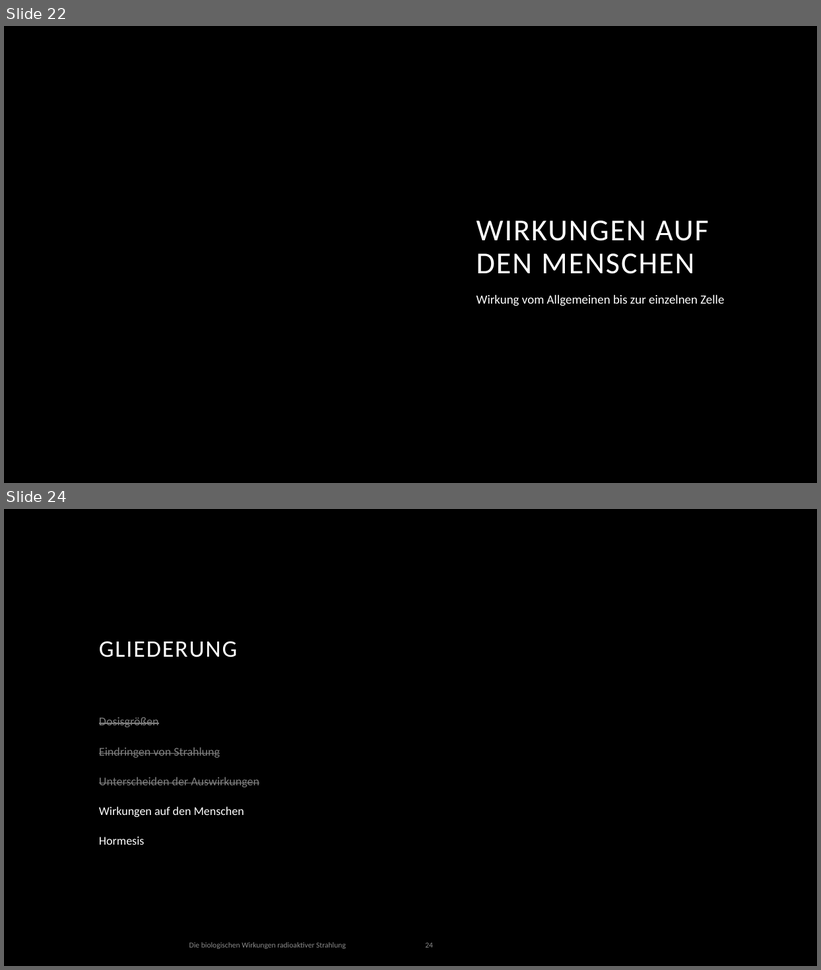
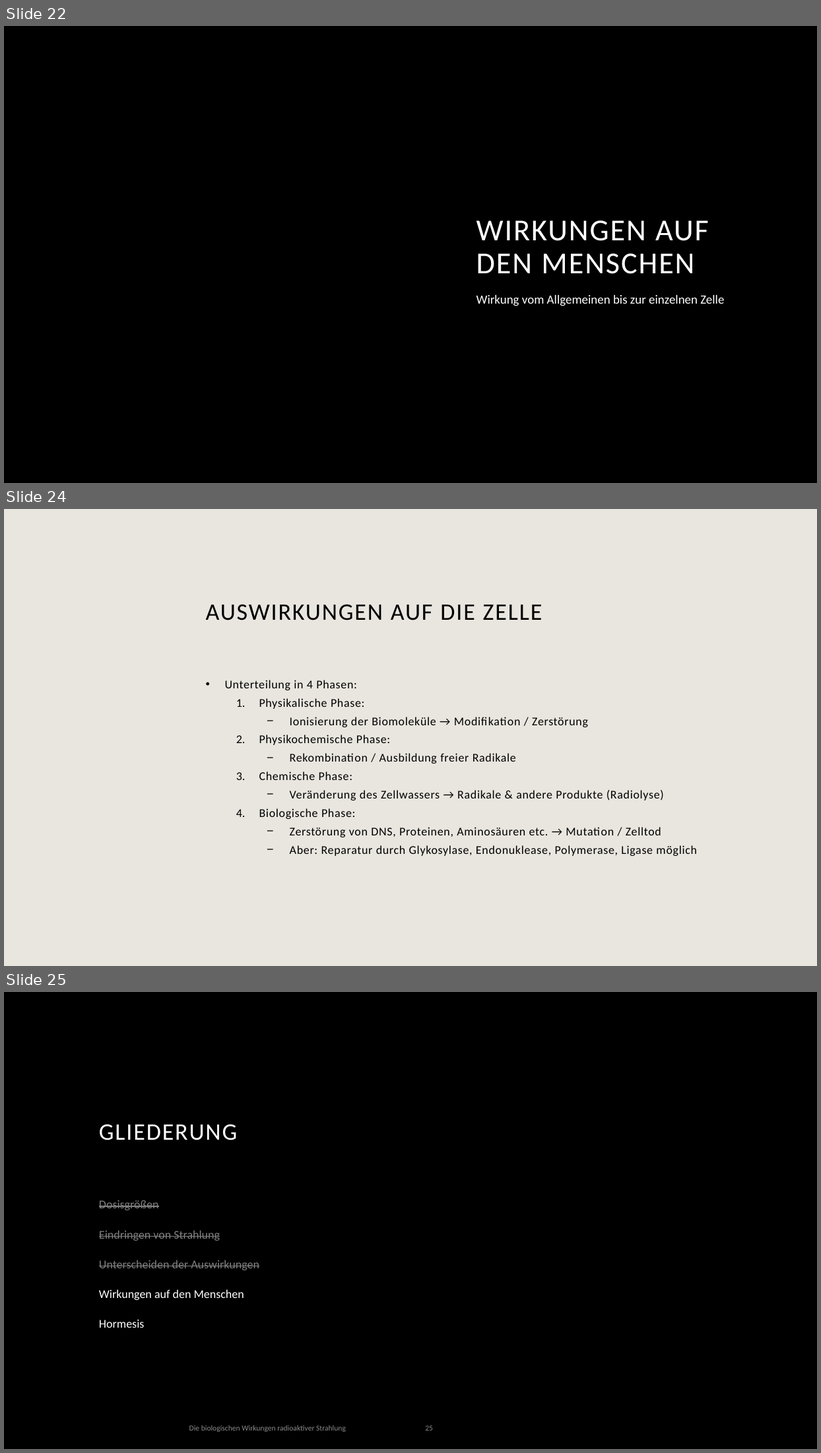
Before and after one commit to Scriptor25/Seminararbeit, a slide deck: Präsentation/Die biologischen Wirkungen radioaktiver Strahlung.pptx. Shown one above the other, each under a label of ours: slides 22 and 24 before the commit, slides 22, 24 and 25 after it; the slides between them are not shown. The pictures are 821x970 and 821x1453 pixels, drawn with LibreOffice and Linux fonts; fonts in the diff are those of the drawing; background and template pictures are left out. Boxes give left, top, right and bottom in pixels: in the first picture for what was removed or moved away, otherwise in the second. Text is boxed around its words. In the diff, an @@ line names an element or a change of style, - is before the commit and + after.

```diff
--- a/Präsentation/Die biologischen Wirkungen radioaktiver Strahlung.pptx
+++ b/Präsentation/Die biologischen Wirkungen radioaktiver Strahlung.pptx
@@ slide 24 added at (x1=4, y1=509, x2=817, y2=966), background #E9E6DF @@
@@ title added at (x1=206, y1=604, x2=543, y2=621), 28 pt, text #000000 @@
+AUSWIRKUNGEN AUF DIE ZELLE
@@ text added at (x1=225, y1=680, x2=697, y2=856), 14 pt, text #000000 @@
+• Unterteilung in 4 Phasen:
+  1. Physikalische Phase:
+    − Ionisierung der Biomoleküle → Modifikation / Zerstörung
+  2. Physikochemische Phase:
+    − Rekombination / Ausbildung freier Radikale
+  3. Chemische Phase:
+    − Veränderung des Zellwassers → Radikale & andere Produkte (Radiolyse)
+  4. Biologische Phase:
+    − Zerstörung von DNS, Proteinen, Aminosäuren etc. → Mutation / Zelltod
+    − Aber: Reparatur durch Glykosylase, Endonuklease, Polymerase, Ligase möglich
@@ what was slide 24 is now slide 25 @@
@@ page number at (x1=425, y1=1426, x2=433, y2=1431): text changed @@
-24
+25
```
Also in this commit, not shown: 5 slides changed, 3 other slides added, 2 slides removed.
